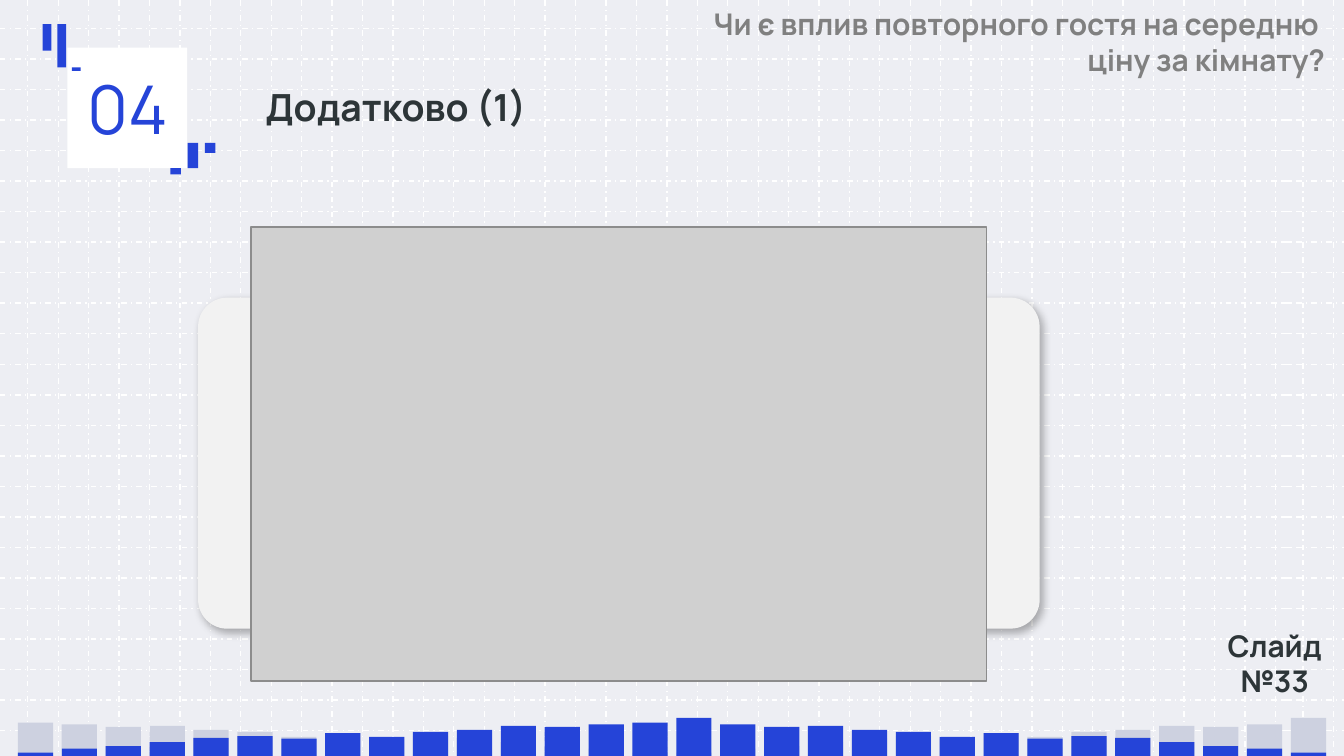
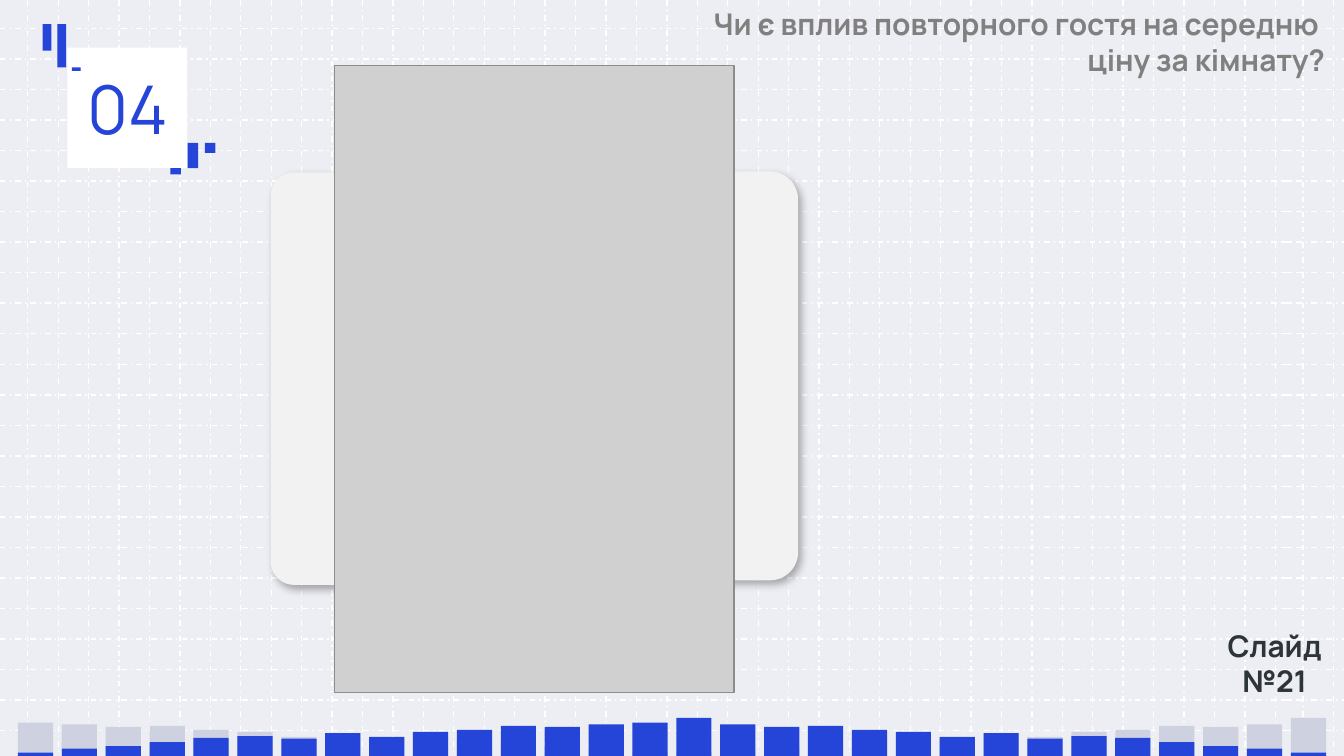
Before and after one commit to damyr-zaichenko/data_analysis_labs, a slide deck: slide 21 of lab3/Лабораторна 3.pptx (slide 22 before the commit). Drawn at 1344x756 pixels with LibreOffice and Linux fonts; fonts in the diff are those of the drawing; grey boxes stand for pictures. Boxes give left, top, right and bottom in pixels: in the first picture for what was removed or moved away, otherwise in the second. Text is boxed around its words. In the diff, an @@ line names an element or a change of style, - is before the commit and + after.

```diff
--- a/lab3/Лабораторна 3.pptx
+++ b/lab3/Лабораторна 3.pptx
@@ title removed at bbox=[266, 88, 526, 127] @@
-Додатково (1)
@@ picture added at bbox=[335, 66, 734, 694] @@
@@ rounded rectangle: place and size @@
-rounded rectangle at bbox=[198, 297, 450, 628]
+rounded rectangle at bbox=[270, 172, 473, 585]
@@ rounded rectangle: place and size @@
-rounded rectangle at bbox=[788, 297, 1040, 628]
+rounded rectangle at bbox=[555, 172, 798, 581]
@@ picture removed at bbox=[251, 227, 986, 681] @@
@@ text at bbox=[1228, 634, 1322, 692]: text changed @@
-Слайд №33
+Слайд №21
```
Also in this commit, not shown: 11 other slides changed, 7 slides added, 8 slides removed.
